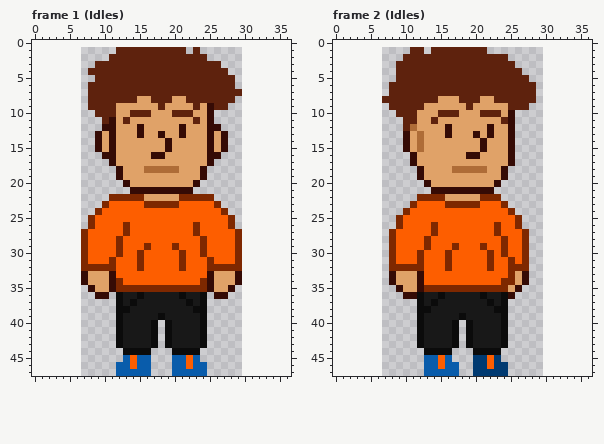
One commit to this pixel-art file: WIP/Characters/GabeNew.aseprite. Above, as it was before the edit.
23x47 pixels, 36 frames. Shown: frame 1 (Idles), frame 2 (Idles). The old version is drawn lined up with the new one, on the new canvas. The commit also changed other frames, which this record leaves out.
The result:
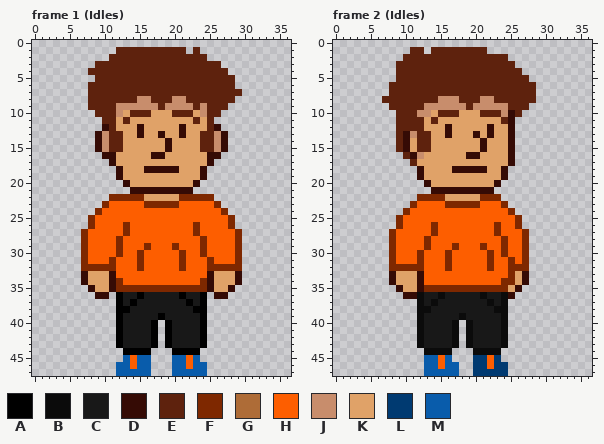
Palette (. is transparent): A #000000  B #0b0b0b  C #181818  D #350b05  E #5e220d  F #7e2800  G #ae6c37  H #fd5e00  J #c88d6c  K #e0a268  L #003a71  M #095cab
From old to new:
canvas 23x47 -> 37x48, the old top-left corner now at 7,1
--- frame 1 (Idles)
@@ x 8..28 @@
  7 EEEEEEEEEEEEEEEEEEEEE
- 8 EEEEEEEKKEEEKKEEEEEEE
- 9 EEEEKKKKKKEKKKKEKDEE.
-10 .EEEKKEEEKKKEEEKKD...
-11 ..EDKEKKKKKKKKKEKD...
-12 ..DDKKKDKKKKKDKKKDD..
-13 .DKDKKKDKKDKKDKKKDKD.
-14 .DKDKKKKKKKDKKKKKDKD.
-15 .DKDKKKKKKKDKKKKKDKD.
+ 8 EEEEEEEJJEEEJJEEEEEEE
+ 9 EEEEJJJJJJEJJJJEJEEE.
+10 .EEEJKEEEKKKEEEKJEE..
+11 ..EEKEKKKKKKKKKEKE...
+12 ..DEKKKDKKKKKDKKKED..
+13 .DJEEKKDKKDKKDKKEEJD.
+14 .DJEEKKKKKKDKKKKEEJD.
+15 .DJEEKKKKKKDKKKKEEJD.
 16 ..DDKKKKKDDKKKKKKDD..
 17 ...DKKKKKKKKKKKKKD...
-18 ....DKKKGGGGGKKKD....
+18 ....DKKKDDDDDKKKD....
 19 ....DKKKKKKKKKKKD....
@@ x 10..26 @@
 35 KDFFFFFFFFFFFFFDK
-36 D.BCCBCCCCCBCCB.D
-37 ..BCBCCCCCCCBCB..
-38 ..BBCCCCCCCCCBB..
-39 ..BCCCCCBCCCCCB..
-40 ..BCCCCB.BCCCCB..
-41 ..BCCCCB.BCCCCB..
-42 ..BCCCCB.BCCCCB..
-43 ..BCCCCB.BCCCCB..
-44 ...BBBB...BBBB...
+36 D.ACCACCCCCACCA.D
+37 ..ACACCCCCCCACA..
+38 ..AACCCCCCCCCAA..
+39 ..ACCCCCACCCCCA..
+40 ..ACCCCA.ACCCCA..
+41 ..ACCCCA.ACCCCA..
+42 ..ACCCCA.ACCCCA..
+43 ..ACCCCA.ACCCCA..
+44 ...AAAA...AAAA...
 45 ...MHMM...MMHM...
--- frame 2 (Idles)
@@ x 7..28 @@
  7 .EEEEEEEEEEEEEEEEEEEEE
- 8 EEEEEEEEKKKEEEKKEEEEEE
- 9 .EEEEEKKKKKKEKKKKKEEE.
-10 ..EEEKKKEEEKKKEEEKD...
-11 ...EEKKEKKKKKKKKKED...
-12 ...EGKKKKDKKKKKDKKD...
-13 ...DKGKKKDKKKDKDKKD...
-14 ...DKGKKKKKKKKDKKKD...
-15 ...DKGKKKKKKKKDKKKD...
-16 ....DKKKKKKKDDKKKKD...
-17 ....DKKKKKKKKKKKKKD...
-18 .....DKKKKGGGGGKKD....
+ 8 EEEEEEEEJJJEEEJJEEEEEE
+ 9 .EEEEEJJJJJJEJJJJJEEE.
+10 ..EEEJJKEEEKKKEEEJDE..
+11 ..EEEEKEKKKKKKKKKED...
+12 ..EEEEKKKDKKKKKDKKD...
+13 ..EDJEEKKDKKKDKDKKD...
+14 ..EDKEEKKKKKKKDKKKD...
+15 ..EDKEEKKKKKKKDKKKD...
+16 ...EDJKKKKKKDDKKKKD...
+17 ....EKKKKKKKKKKKKKD...
+18 .....DKKKKDDDDDKKD....
 19 .....DKKKKKKKKKKKD....
Changed places in both pictures, as pixel boxes (x1, y1, x2, y2):
changed: (102, 96, 221, 173)
changed: (116, 292, 207, 355)
changed: (396, 96, 522, 173)
